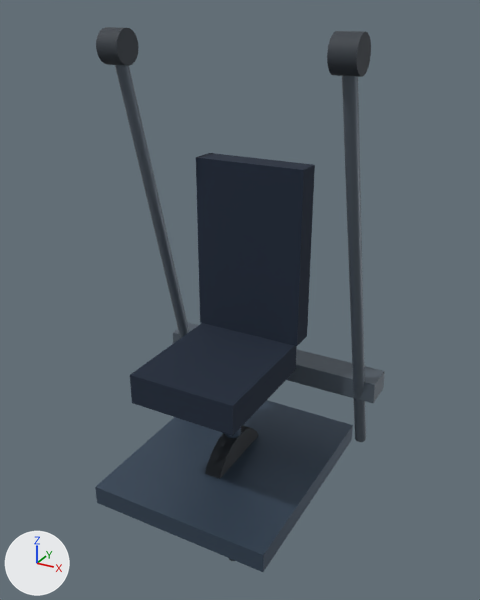
The glTF model motion/models/plate_chest_press.glb as it was, and as the next commit left it.
One viewpoint serves both versions: a 50 mm lens placed at (1.16, -2.04, 1.82), pointed at (0.0, 0.07, 0.77). The lights are fixed; the arrows at lower left show +X, +Y and +Z. The older version comes first. Where no turn or scale is listed for an object, it has been applied to the vertices. Vertices at exactly the same position are counted once.

Names of what the first picture shows: 'Lpivot', 'Lsupport', 'Rpivot', 'Rsupport', 'RweightPlate', 'back', 'base', 'pivotBridge', 'post', 'seat'.
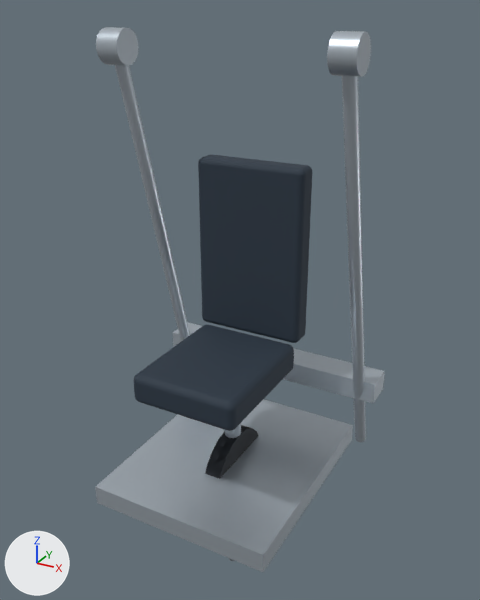
Pixel boxes [x1, y1, x2, y2] of what changed, in the pictures (480 x 600 px):
'base', recoloured (dark blue to pale blue): [95, 400, 353, 572] in both
'back', reshaped: before [196, 153, 315, 346]; after [198, 155, 312, 343]
'seat', reshaped: before [130, 323, 297, 436]; after [133, 324, 294, 431]
'Rsupport', recoloured (lighter): [342, 76, 366, 442] in both
'Lsupport', recoloured (greyish blue to pale blue): [115, 65, 189, 338] in both
'pivotBridge', recoloured (lighter): [173, 322, 385, 403] in both
'Rpivot', recoloured (greyish blue to pale blue): [327, 31, 371, 77] in both
'Lpivot', recoloured (lighter): [96, 27, 139, 66] in both
'post', recoloured: [225, 428, 241, 438] in both

The edits, one by one:
Material 'Material_1' (mat_material_1) changes colour from dark blue #445568 to pale blue #bac4cd; in linear values from (0.0578, 0.0908, 0.138) to (0.491, 0.552, 0.61).
me_mesh_0 is used by ob_seat; location (0.0, -0.12, 0.54).
me_mesh_0 had 8 vertices, 12 faces and spanned x -0.215..0.215, y -0.26..0.26, z -0.06..0.06.
me_mesh_0 now has 296 vertices, 588 faces and spans x -0.215..0.215, y -0.26..0.26, z -0.06..0.06.
me_mesh_0 part 1: 8 vertices removed from x -0.215..0.215, y -0.26..0.26, z -0.06..0.06; 296 vertices added at x -0.215..0.215, y -0.26..0.26, z -0.06..0.06.
me_mesh_1 is used by ob_back; location (0.0, 0.17, 0.95).
me_mesh_1 had 8 vertices, 12 faces and spanned x -0.225..0.225, y -0.05..0.05, z -0.35..0.35.
me_mesh_1 now has 296 vertices, 588 faces and spans x -0.225..0.225, y -0.05..0.05, z -0.35..0.35.
me_mesh_1 part 2: 8 vertices removed from x -0.225..0.225, y -0.05..0.05, z -0.35..0.35; 296 vertices added at x -0.225..0.225, y -0.05..0.05, z -0.35..0.35.
me_mesh_8 has 44 vertices, 80 faces and spans x -0.045..0.045, y -0.062..0.062, z -0.062..0.062.
me_mesh_8 no longer uses material mat_material_2 (greyish blue #333a42).
me_mesh_8 gains material mat_material_1 (pale blue #bac4cd).
me_mesh_9 has 44 vertices, 80 faces and spans x -0.02..0.02, y -0.25..0.25, z -0.83..0.83.
me_mesh_9 no longer uses material mat_material_3 (greyish blue #606b76).
me_mesh_9 gains material mat_material_1 (pale blue #bac4cd).
me_mesh_12 has 44 vertices, 80 faces and spans x -0.045..0.045, y -0.062..0.062, z -0.062..0.062.
me_mesh_12 no longer uses material mat_material_2 (greyish blue #333a42).
me_mesh_12 gains material mat_material_1 (pale blue #bac4cd).
me_mesh_13 has 44 vertices, 80 faces and spans x -0.02..0.02, y -0.25..0.25, z -0.83..0.83.
me_mesh_13 no longer uses material mat_material_3 (greyish blue #606b76).
me_mesh_13 gains material mat_material_1 (pale blue #bac4cd).
me_mesh_14 has 8 vertices, 12 faces and spans x -0.5..0.5, y -0.065..0.065, z -0.045..0.045.
me_mesh_14 no longer uses material mat_material_3 (greyish blue #606b76).
me_mesh_14 gains material mat_material_1 (pale blue #bac4cd).
